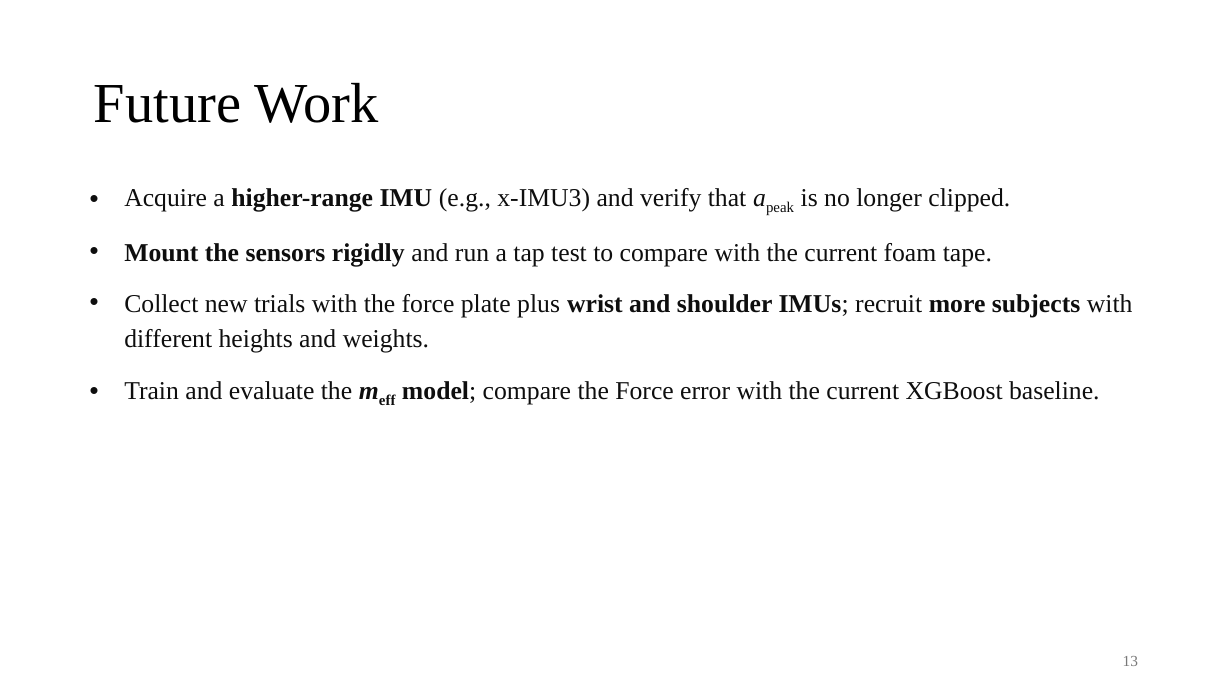
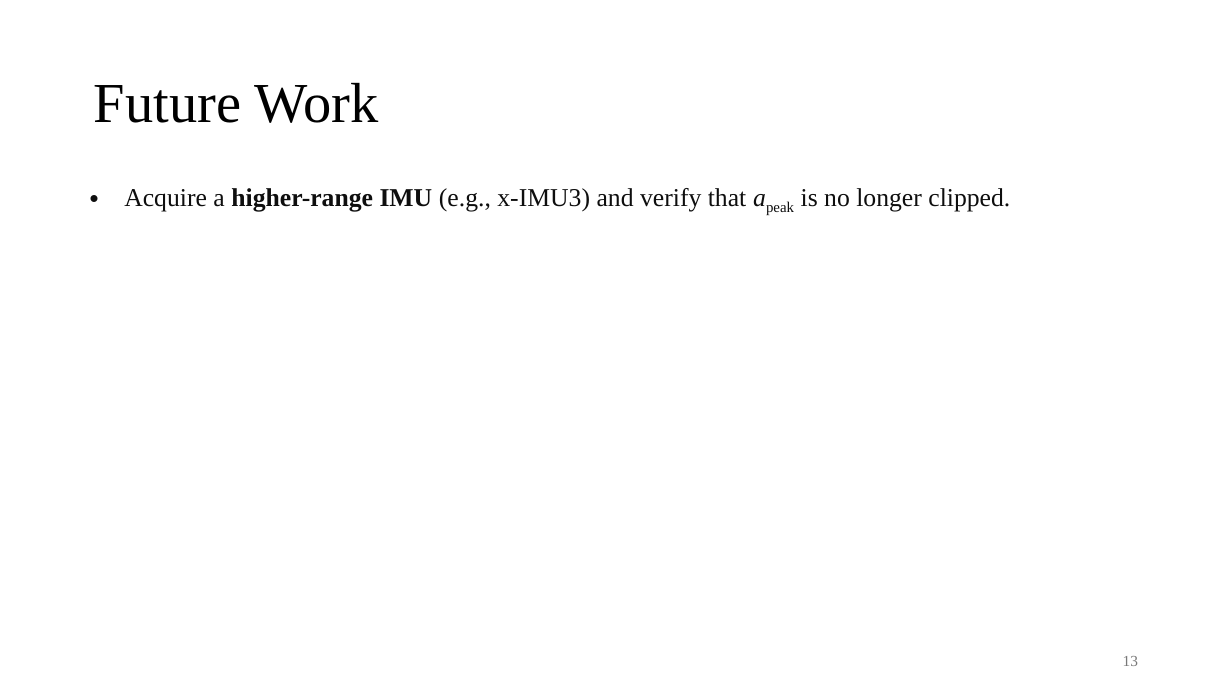
Before and after one commit to conan0220/Boxing_Force_Research, a slide deck: slide 13 of pptx/黃守翊_1119.pptx. Drawn at 1232x693 pixels with LibreOffice and Linux fonts; fonts in the diff are those of the drawing. Boxes give left, top, right and bottom in pixels: in the first picture for what was removed or moved away, otherwise in the second. Text is boxed around its words. In the diff, an @@ line names an element or a change of style, - is before the commit and + after.

```diff
--- a/pptx/黃守翊_1119.pptx
+++ b/pptx/黃守翊_1119.pptx
@@ text at (124,243,1133,404): paragraphs removed @@
-• Mount the sensors rigidly and run a tap test to compare with the current foam tape.
-• Collect new trials with the force plate plus wrist and shoulder IMUs; recruit more subjects with different heights and weights.
-• Train and evaluate the meff model; compare the Force error with the current XGBoost baseline.
```
Also in this commit, not shown: 2 other slides changed.
